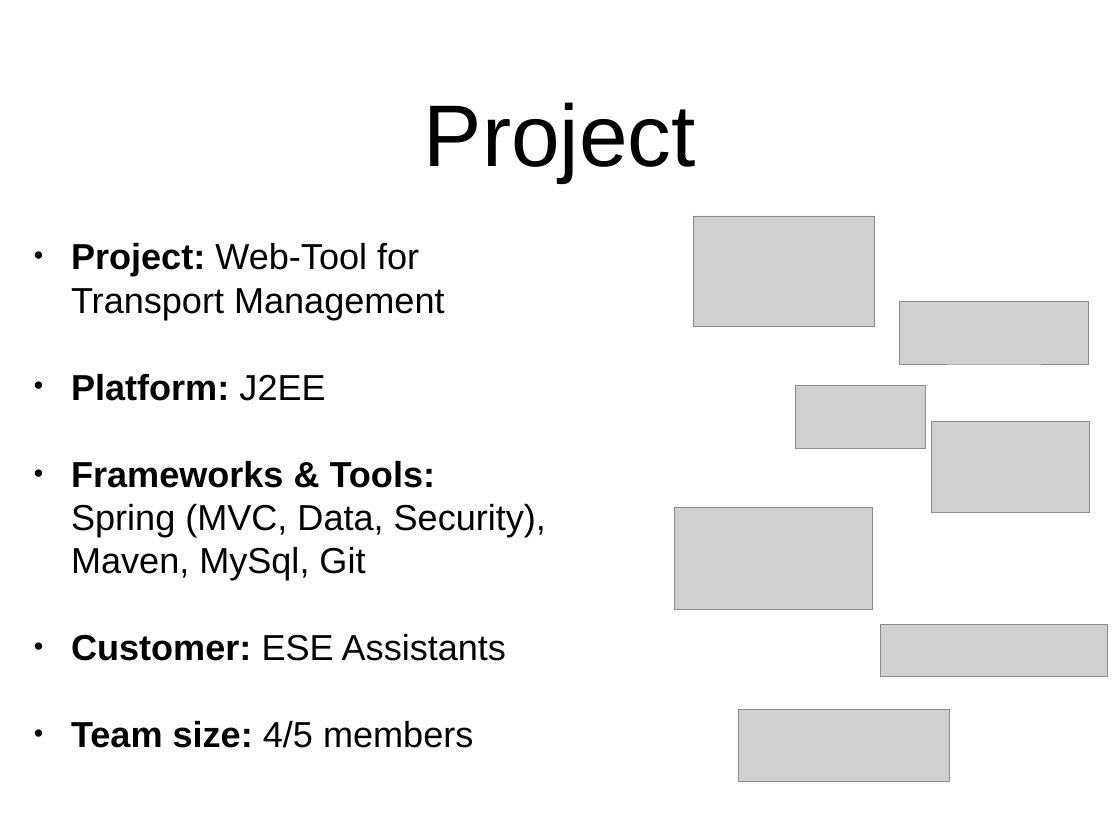
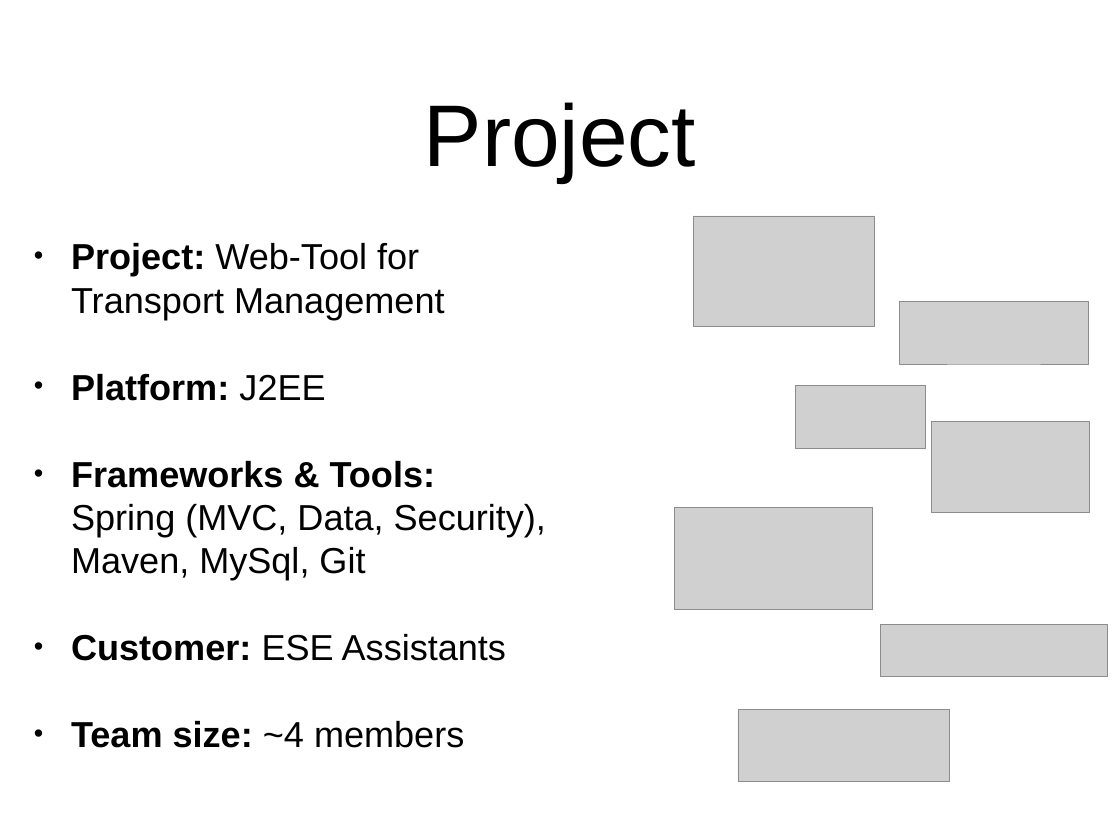
Before and after one commit to scg-unibe-ch/ese2017, a slide deck: slide 3 of slides/1_intro.pptx. Drawn at 1120x840 pixels with LibreOffice and Linux fonts; fonts in the diff are those of the drawing; grey boxes stand for pictures. Boxes give left, top, right and bottom in pixels: in the first picture for what was removed or moved away, otherwise in the second. Text is boxed around its words. In the diff, an @@ line names an element or a change of style, - is before the commit and + after.

Commit message:
changed team size in intro, removed all keynote files

```diff
--- a/slides/1_intro.pptx
+++ b/slides/1_intro.pptx
@@ text at [71, 721, 464, 748]: text changed; bold on @@
-• Team size: 4/5 members
+• Team size: ~4 members
```
Also in this commit, not shown: 5 other files.
